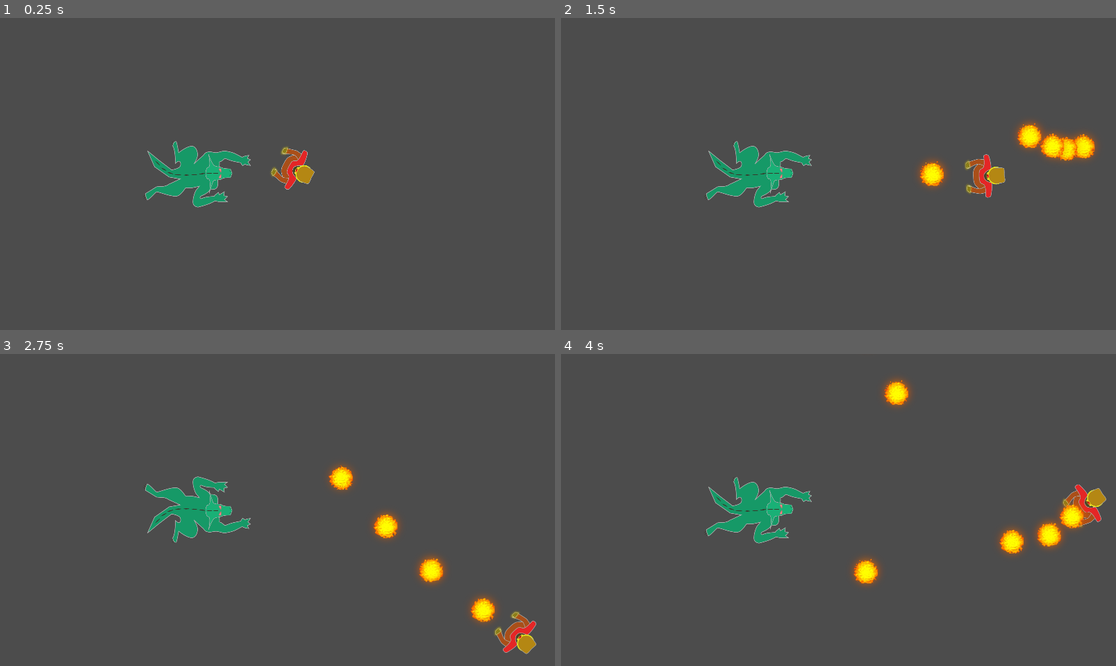
Above: before the commit, frames 1-4 (two rows, left to right).
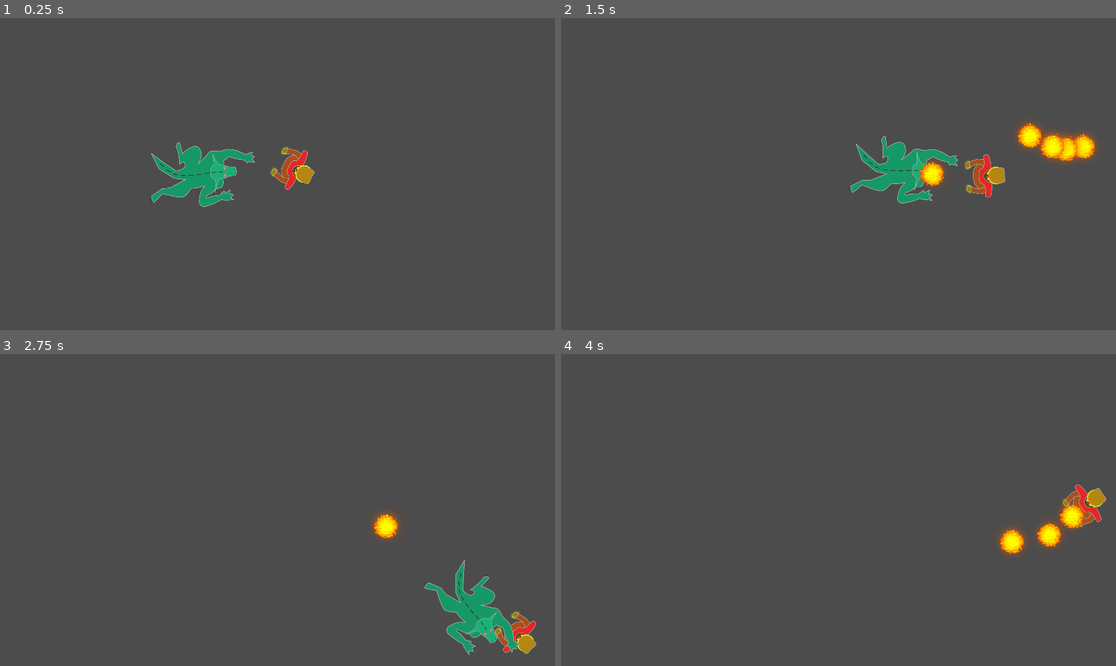
Above: after the commit, the same moments.

Repository: ludover-workshop/fireballs-example
Game: Godot game, scene res://Main.tscn
Two runs of this game, one before a commit and one after it. Both use one fixed random seed, a clock stepped at 60 frames per second and the inputs below.
Inputs (mouse positions are in pixels of both pictures, inside the frame that each line leads up to):
- Up to frame 1 (0.25 s): no input
- Up to frame 2 (1.5 s): move the mouse to (960, 158) at 0.52 s; press the mouse at (960, 158) at 0.53 s; hold Right (ui_right) 0.53-1.28 s; move the mouse to (727, 189) at 1.27 s; release the mouse at (727, 189) at 1.28 s; hold Down (ui_down) from 1.28 s (still down); click (727, 189) at 1.35 s
- Up to frame 3 (2.75 s): move the mouse to (333, 441) at 2.02 s; release Down (ui_down) at 2.03 s; press the mouse at (333, 441) at 2.03 s; hold Right (ui_right) from 2.03 s (still down)
- Up to frame 4 (4 s): move the mouse to (810, 572) at 2.77 s; release Right (ui_right) at 2.78 s; release the mouse at (810, 572) at 2.78 s; hold Up (ui_up) 2.78-3.53 s; click (810, 572) at 2.85 s; move the mouse to (1005, 556) at 3.52 s; press the mouse at (1005, 556) at 3.53 s; hold Left (ui_left) from 3.53 s (still down)

The runs differ from the first frame. In frame 1, 1.0% of the frame differs, in the area x 26-46%, y 39-61%; in frame 2, 3.8%; in frame 3, 4.3%, in the area x 25-94%, y 35-97%; in frame 4, 2.8%.

Commit message:
Completada sesión 2

Diff:
--- /dev/null
+++ b/Behaviours/TargetVelocityBehaviour.gd
@@ -0,0 +1,19 @@
+class_name TargetVelocityBehaviour
+extends Node2D
+
+var velocity = Vector2.ZERO
+var target_velocity = Vector2.ZERO
+
+export(float) var acceleration_amount = 500
+export(float) var friction = 500
+
+
+func _ready():
+	assert(get_parent() is KinematicBody2D, "ERROR: Target Velocity only works with KinematicBody2D parents")
+
+func _physics_process(delta):
+	if target_velocity == null:
+		return
+
+	velocity = velocity.move_toward(target_velocity, (acceleration_amount if target_velocity != Vector2.ZERO else friction) * delta)
+	velocity = get_parent().move_and_slide(velocity)
--- a/Demon/Demon.gd
+++ b/Demon/Demon.gd
@@ -1,9 +1,48 @@
 extends KinematicBody2D
 
 export(float) var health = 10
+
+onready var target: Node2D = get_tree().get_current_scene().find_node("Mage")
+
+export(float) var rotation_speed = PI
+export(float) var speed = 500
+
+onready var target_velocity_behaviour = $TargetVelocityBehaviour
+onready var animation_player = $AnimationPlayer
 
 func receive_damage_from(aFireball):
 	health -= aFireball.damage
 
 	if health <= 0:
 		queue_free()
+
+
+func front():
+	return Vector2.RIGHT.rotated(rotation)
+
+func angle_to_target():
+	return front().angle_to(target.position - self.position)
+
+func turn_towards_target(delta):
+	if abs(angle_to_target()) > PI / 3:
+		rotation_speed = PI
+	else:
+		rotation_speed = PI * 0.4
+
+	if target != null:
+		var to_target = angle_to_target()
+
+		var rotation_delta = rotation_speed * delta
+
+		if abs(rotation_delta) > abs(to_target):
+			rotate(to_target)
+		else:
+			rotate(sign(to_target) * rotation_delta)
+
+
+func _physics_process(delta):
+	turn_towards_target(delta)
+
+	target_velocity_behaviour.target_velocity = front() * speed
+
+	$AnimationPlayer.playback_speed = target_velocity_behaviour.velocity.length() / speed
--- a/Demon/Demon.tscn
+++ b/Demon/Demon.tscn
@@ -1,11 +1,12 @@
-[gd_scene load_steps=4 format=2]
+[gd_scene load_steps=5 format=2]
 
 [ext_resource path="res://assets/demon.png" type="Texture" id=1]
 [ext_resource path="res://Demon/Demon.gd" type="Script" id=2]
+[ext_resource path="res://Behaviours/TargetVelocityBehaviour.gd" type="Script" id=3]
 
 [sub_resource type="Animation" id=1]
 resource_name = "Crawl"
-length = 0.5
+length = 0.3
 loop = true
 step = 0.05
 tracks/0/type = "value"
@@ -15,14 +16,13 @@
 tracks/0/imported = false
 tracks/0/enabled = true
 tracks/0/keys = {
-"times": PoolRealArray( 0, 0.25 ),
+"times": PoolRealArray( 0, 0.15 ),
 "transitions": PoolRealArray( 1, 1 ),
 "update": 1,
 "values": [ Vector2( 1, 1 ), Vector2( 1, -1 ) ]
 }
 
 [node name="KinematicBody2D" type="KinematicBody2D"]
-scale = Vector2( 1, -1 )
 collision_layer = 2
 collision_mask = 3
 script = ExtResource( 2 )
@@ -34,8 +34,11 @@
 [node name="CollisionPolygon2D" type="CollisionPolygon2D" parent="."]
 position = Vector2( 2.08795, 2.54025 )
 scale = Vector2( 0.837817, 0.837817 )
-polygon = PoolVector2Array( -136.964, -12.2484, -73.4677, -22.5665, -63.1495, -47.9649, -86.1669, -81.3003, -19.496, -114.636, 0.346497, -65.4263, 3.5213, -41.6153, 52.7307, -89.2373, 158.293, -81.3003, 92.4157, -48.7586, 82.8914, 40.1358, 7.48981, 92.5201, 51.937, 113.95, -2.03461, 136.174, -16.3212, 102.044, 2.7276, 44.898, -42.5134, 53.6288, -79.8173, 87.7579, -156.013, 70.2964, -186.967, 81.4083, -185.379, 57.5972, -66.3243, 21.8807 )
+polygon = PoolVector2Array( -136.964, -12.2484, -73.4677, -22.5665, -63.1495, -47.9649, 0.346497, -65.4263, 43.3946, -91.6739, 79.3937, -92.6213, 92.4157, -48.7586, 82.8914, 40.1358, 76.5517, 56.1118, 52.8681, 65.5852, 2.7276, 44.898, -42.5134, 53.6288, -66.3243, 21.8807 )
 
 [node name="AnimationPlayer" type="AnimationPlayer" parent="."]
 autoplay = "Crawl"
 anims/Crawl = SubResource( 1 )
+
+[node name="TargetVelocityBehaviour" type="Node2D" parent="."]
+script = ExtResource( 3 )
--- a/Fireball/Fireball.tscn
+++ b/Fireball/Fireball.tscn
@@ -28,7 +28,7 @@
 
 [node name="AnimatedSprite" type="AnimatedSprite" parent="."]
 frames = SubResource( 1 )
-frame = 8
+frame = 4
 playing = true
 
 [node name="Area2D" type="Area2D" parent="."]
--- a/Mage/Mage.gd
+++ b/Mage/Mage.gd
@@ -7,17 +7,12 @@
 onready var FireballScene = preload("res://Fireball/Fireball.tscn")
 onready var main_node = get_tree().get_current_scene()
 onready var fireballs_spawn_point = $FireballSpawnPoint
+onready var target_velocity_behaviour = $TargetVelocityBehaviour
 
 var firing = false
 
 const fireball_cooldown = 1.0 / 5.0
 var current_fireball_cooldown = 0
-
-var velocity = Vector2.ZERO
-var target_velocity = Vector2.ZERO
-
-var acceleration_amount = 2000
-var friction = 1000
 
 func move_with_keyboard(delta):
 	var input_vector = Vector2(0, 0)
@@ -33,7 +28,7 @@
 
 	input_vector = input_vector.normalized()
 
-	target_velocity = input_vector * speed
+	target_velocity_behaviour.target_velocity = input_vector * speed
 
 func update_target(delta):
 	var target_position = get_viewport().get_mouse_position()
@@ -49,13 +44,9 @@
 		var fireball = FireballScene.instance()
 		fireball.position = fireballs_spawn_point.global_position
 		fireball.direction = self.rotation
-		fireball.add_velocity(self.velocity * 0.2)
+		fireball.add_velocity(target_velocity_behaviour.velocity * 0.2)
 		main_node.add_child(fireball)
 		current_fireball_cooldown = fireball_cooldown
-
-func update_velocity_and_move(delta):
-	velocity = velocity.move_toward(target_velocity, (acceleration_amount if target_velocity != Vector2.ZERO else friction) * delta)
-	velocity = move_and_slide(velocity)
 
 func _process(delta):
 	# Process Inputs
@@ -66,4 +57,3 @@
 func _physics_process(delta):
 	# Process Action
 	spawn_fireball(delta)
-	update_velocity_and_move(delta)
--- a/Mage/Mage.tscn
+++ b/Mage/Mage.tscn
@@ -1,7 +1,8 @@
-[gd_scene load_steps=4 format=2]
+[gd_scene load_steps=5 format=2]
 
 [ext_resource path="res://assets/mage.png" type="Texture" id=1]
 [ext_resource path="res://Mage/Mage.gd" type="Script" id=2]
+[ext_resource path="res://Behaviours/TargetVelocityBehaviour.gd" type="Script" id=3]
 
 [sub_resource type="CapsuleShape2D" id=1]
 radius = 35.1922
@@ -20,3 +21,8 @@
 
 [node name="FireballSpawnPoint" type="Node2D" parent="."]
 position = Vector2( 62.0002, 0 )
+
+[node name="TargetVelocityBehaviour" type="Node2D" parent="."]
+script = ExtResource( 3 )
+acceleration_amount = 2000.0
+friction = 1000.0
--- a/project.godot
+++ b/project.godot
@@ -7,6 +7,16 @@
 ;   param=value ; assign values to parameters
 
 config_version=4
+
+_global_script_classes=[ {
+"base": "Node2D",
+"class": "TargetVelocityBehaviour",
+"language": "GDScript",
+"path": "res://Behaviours/TargetVelocityBehaviour.gd"
+} ]
+_global_script_class_icons={
+"TargetVelocityBehaviour": ""
+}
 
 [application]
 
